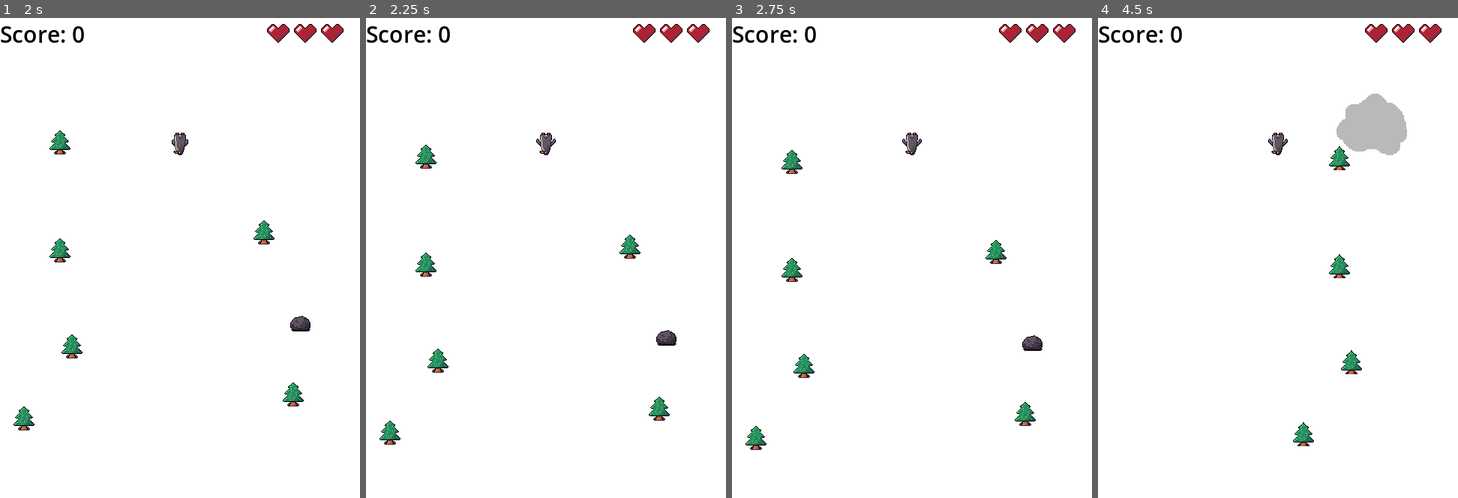
Above: before the commit, frames 1-4 (left to right).
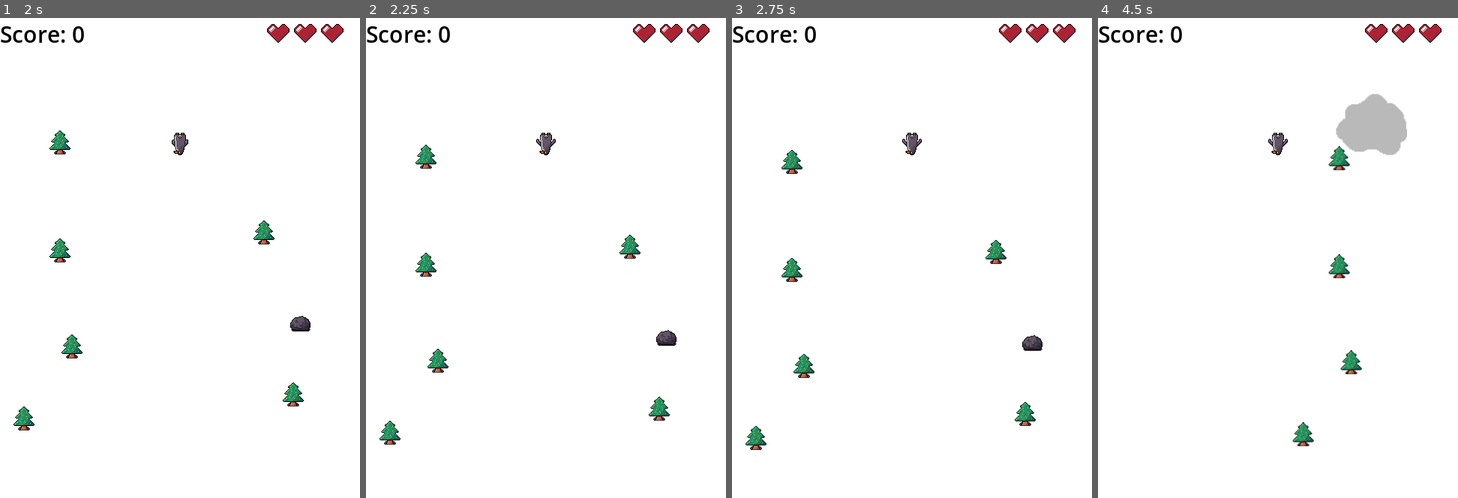
Above: after the commit, the same moments.

Repository: dr-rodriguez/Penguin-Sledding
Game: Godot game, scene res://scenes/title/title_screen.tscn
The game is run twice, just before and just after one commit, with the same random seed, the same clock (stepped at 60 frames per second) and the same inputs.
Inputs (mouse positions are in pixels of both pictures, inside the frame that each line leads up to):
- Up to frame 1 (2 s): click "Start" at 0.5 s; move the mouse to (162, 354) at 1.27 s; hold Up (move_up) from 1.28 s (still down); click (162, 354) at 1.42 s
- Up to frame 2 (2.25 s): release Up (move_up) at 2 s; drag from (654, 330) to (546, 147) at 2.02 s
- Up to frame 3 (2.75 s): no input
- Up to frame 4 (4.5 s): tap Enter at 2.75 s; move the mouse to (1170, 186) at 2.77 s; hold A (move_left) 2.78-3.5 s; drag from (1296, 258) to (1278, 363) at 3.52 s; move the mouse to (1224, 138) at 4.27 s; hold S (move_down) from 4.28 s (still down)

Frame 1 is identical in both runs. In frame 2, 0.3% of the frame differs, in the area x 3-87%, y 26-89%; in frame 3, 0.3%; in frame 4, 0.5%, in the area x 53-86%, y 15-90%.

Commit message:
Music change, minor edits

Diff:
--- a/project.godot
+++ b/project.godot
@@ -68,7 +68,6 @@
 
 [rendering]
 
-textures/canvas_textures/default_texture_filter=0
 renderer/rendering_method="gl_compatibility"
 renderer/rendering_method.mobile="gl_compatibility"
 textures/vram_compression/import_etc2_astc=true
--- a/scenes/main/main.tscn
+++ b/scenes/main/main.tscn
@@ -9,7 +9,7 @@
 [ext_resource type="Script" uid="uid://4l5bhdvpd257" path="res://entities/player/spawner.gd" id="6_7smn1"]
 [ext_resource type="PackedScene" uid="uid://cjg6hmcbh7tco" path="res://entities/tree/tree.tscn" id="7_raeie"]
 [ext_resource type="PackedScene" uid="uid://b7bhhrpqdf0u6" path="res://entities/rock/rock.tscn" id="8_hxu8e"]
-[ext_resource type="AudioStream" uid="uid://4oh0ly2uoyos" path="res://assets/music/house-in-a-forest-loop.ogg" id="9_nvumn"]
+[ext_resource type="AudioStream" uid="uid://bh11mn3b6c8fk" path="res://assets/music/music_orlamusic_Happy+003.mp3" id="10_a8run"]
 
 [sub_resource type="RectangleShape2D" id="RectangleShape2D_1bvp3"]
 size = Vector2(640, 192)
@@ -141,7 +141,7 @@
 
 [node name="BackgroundMusic" type="AudioStreamPlayer" parent="."]
 unique_name_in_owner = true
-stream = ExtResource("9_nvumn")
+stream = ExtResource("10_a8run")
 volume_db = -10.0
 autoplay = true
 parameters/looping = true
Not shown, changed: README.md
